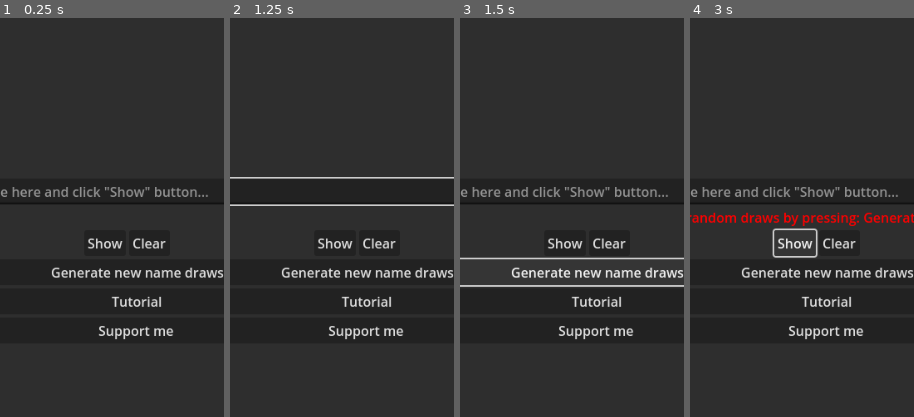
Above: before the commit, frames 1-4 (left to right).
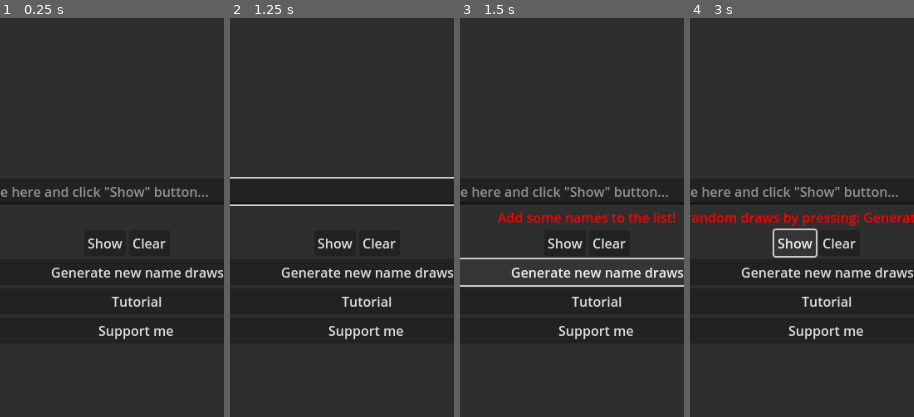
Above: after the commit, the same moments.

Repository: sid-the-loser/secret-santa
Game: Godot game, scene res://Scenes/main.tscn
The game is run twice, just before and just after one commit, with the same random seed, the same clock (stepped at 60 frames per second) and the same inputs.
Inputs (mouse positions are % of the whole screen's width and height, from its top left):
- Up to frame 1 (0.25 s): no input
- Up to frame 2 (1.25 s): click (50, 43) at 0.52 s; type "Alex" at 0.6 s
- Up to frame 3 (1.5 s): click "Generate new name draws" at 1.25 s
- Up to frame 4 (3 s): click "Generate new name draws" at 2 s; click "Show" at 2.75 s
The pictures show only the part of the screen within x 22-71%, y 21-71%; the shares and areas given below are measured in that part.

Frames 1-2 are identical in both runs. In frame 3, 1.0% of the frame differs, in the area x 16-97%, y 48-52%; in frame 4, nothing differs.

Commit message:
all scripting is finished! testing insures!

Diff:
--- a/Scenes/main.tscn
+++ b/Scenes/main.tscn
@@ -45,8 +45,10 @@
 placeholder_text = "Enter you name here and click \"Show\" button..."
 
 [node name="ToLabel" type="Label" parent="TabContainer/Draw Names"]
+custom_minimum_size = Vector2(1, 1)
 layout_mode = 2
 horizontal_alignment = 1
+autowrap_mode = 1
 
 [node name="HBoxContainer" type="HBoxContainer" parent="TabContainer/Draw Names"]
 layout_mode = 2
--- a/Scripts/main.gd
+++ b/Scripts/main.gd
@@ -8,7 +8,18 @@
 var from_names = []
 var from_to_dict = {}
 
-# TODO: work on making everything working in harmony with eachother!
+
+func proper_split(string):
+	var split_string = string.split("\n")
+	var resulting_list = []
+
+	if len(split_string) > 0:
+		for line in split_string:
+			line = line.strip_edges()
+			if len(line) > 0:
+				resulting_list.append(line)
+
+	return resulting_list
 
 func clear_ouput():
 	to_label.add_theme_color_override("font_color", Color.WHITE)
@@ -21,6 +32,53 @@
 
 	from_to_dict = {}
 
+	var names = proper_split(list_of_names.get_text())
+	var len_names = len(names)
+	var all_unique = true
+
+	for _name in names:
+		var _count = 0
+		for _name2 in names:
+			if _name == _name2:
+				_count += 1
+
+		if _count > 1:
+			to_label.add_theme_color_override("font_color", Color.RED)
+			to_label.set_text(_name + " was in the list more than once!"+
+			"\nPlease make sure all the names in the list are unique!")
+			all_unique = false
+			break
+
+	if not all_unique:
+		pass
+
+	elif len_names > 1:
+		var random_assigning = []
+
+		for i in range(len_names):
+			var available_names = range(len_names) # a variable to keep track of available names
+
+			for assigned in random_assigning: # removes if some numbers are already assigned in the random_assigning variable
+				if assigned in available_names:
+					available_names.remove_at(available_names.find(assigned))
+
+			if i in available_names: # removes if the current name is in the available_names list variable
+				available_names.remove_at(available_names.find(i))
+
+			random_assigning.append(available_names[randi_range(0, len(available_names)-1)])
+
+			from_to_dict[names[i]] = names[random_assigning[-1]]
+
+
+		to_label.add_theme_color_override("font_color", Color.GREEN)
+		to_label.set_text(str(len_names) +
+		" names detected!\nNew name draws generated!")
+
+	else:
+		to_label.add_theme_color_override("font_color", Color.RED)
+		to_label.set_text("Add some names to the list!" +
+		("\nYou aren't gifting yourself are you? :(" if len_names == 1 else ""))
+
 
 func show_name():
 	var _name = from_line_edit.get_text()
@@ -29,12 +87,15 @@
 		to_label.add_theme_color_override("font_color", Color.RED)
 		to_label.set_text("Generate the random draws by pressing: "+
 			reset_button_name)
+
 	elif len(_name) == 0:
 		to_label.add_theme_color_override("font_color", Color.RED)
 		to_label.set_text("Type something in the text-box above!")
+
 	elif _name in from_to_dict:
 		to_label.add_theme_color_override("font_color", Color.WHITE)
 		to_label.set_text(from_to_dict[_name])
+
 	else:
 		to_label.add_theme_color_override("font_color", Color.RED)
 		to_label.set_text("Please check if your name is in the list.")
